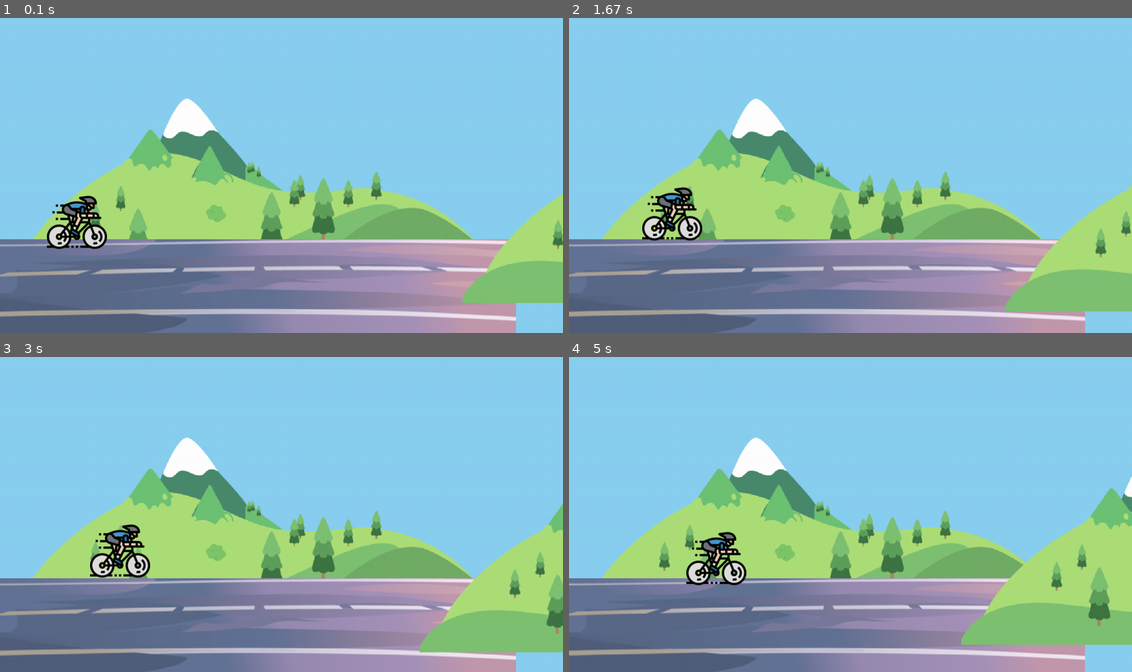
Above: before the commit, frames 1-4 (two rows, left to right).
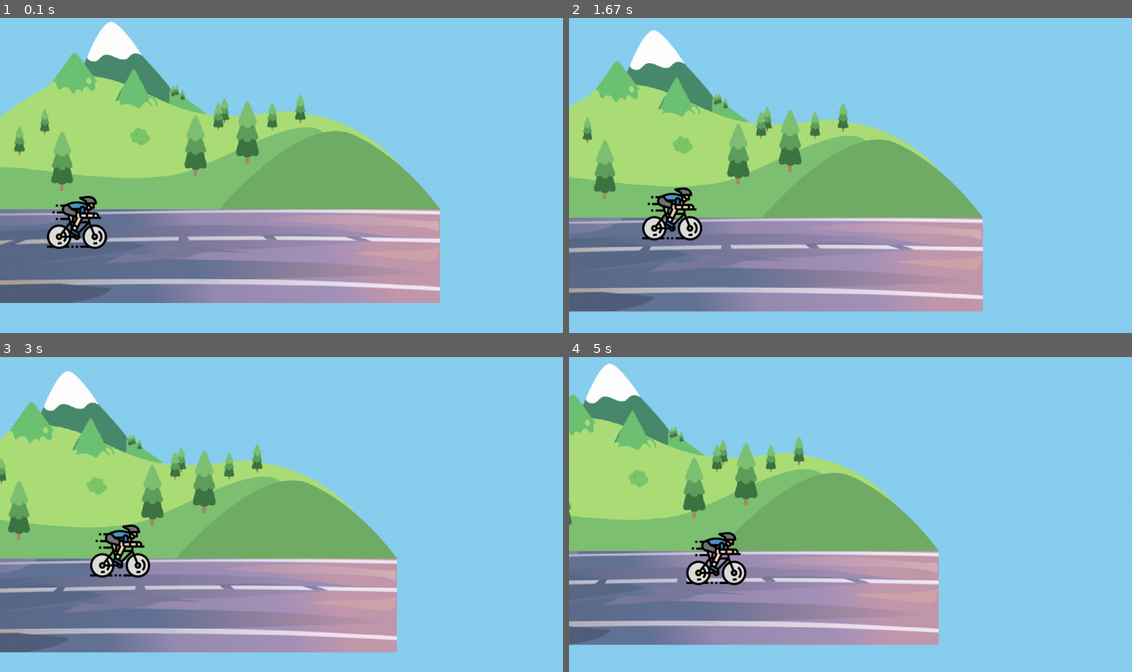
Above: after the commit, the same moments.

Repository: osrokas/first_pygame
Game: pygame game, started from main.py
Two runs of this game, one before a commit and one after it. Both use one fixed random seed, a clock stepped at 60 frames per second and the inputs below.
Inputs:
- Up to frame 1 (0.1 s): no input
- Up to frame 2 (1.67 s): hold Right 0.33-0.8 s; hold Up 0.83-1.13 s; hold Right 1.17-1.63 s
- Up to frame 3 (3 s): hold Down 1.67-1.97 s; hold Up 2-2.37 s; hold Right from 2.4 s (still down)
- Up to frame 4 (5 s): release Right at 3.03 s; hold Down 3.07-3.43 s; hold Right 3.47-3.93 s; hold Up 3.97-4.27 s; hold Right 4.3-4.77 s; hold Down from 4.8 s (still down)

The runs differ from the first frame. In frame 1, 52% of the frame differs, in the area x 0-100%, y 1-100%; in frame 2, 50%; in frame 3, 51%; in frame 4, 55%.

Commit message:
camera fixed and code refractored

Diff:
--- a/main.py
+++ b/main.py
@@ -1,5 +1,5 @@
 import pygame
-from models import Player, CameraGroup, Background
+from models import Player, CameraGroup, Background, Display
 import time
 from sys import exit
 
@@ -11,12 +11,9 @@
     screen = pygame.display.set_mode((1200, 900))
     pygame.display.set_caption("Riders On The Storm")
     clock = pygame.time.Clock()
-    green = (0,255,0)
-    red = (255, 0, 0)
+    display = Display()
 
-    background = Background()
-
-
+    mountains, road = Background().return_background()
     camera_group = CameraGroup()
 
     # icon = pygame.image.load('assets/cycling.png')
@@ -49,12 +46,14 @@
                 pygame.quit()
                 exit()
 
+        display.run_display(screen=screen)
+            # screen.blit(blue_back, [0,0])
+            # print(back)
+            # backgorund = background.return_surface(screen=screen)
+        player.control()
+        camera_group.sprites_draw(player, road=road, mountains=mountains)
+        player.movement(screen=screen)
 
-        backgorund = background.return_surface(screen=screen)
-        player.control()
-
-        player.movement(screen=screen)
-        camera_group.sprites_draw(player, backgorund)
         # if player.rect.centery < 840:
         #     player.control(2.0,0.0,2.0)
         # elif player.rect.centery > 1020:
--- a/models.py
+++ b/models.py
@@ -125,47 +125,63 @@
         self.display_surface = pygame.display.get_surface()
 
         # camera offset
-        self.offset = pygame.math.Vector2(0,20)
-        self.half_w = self.display_surface.get_size()[0] / 2
+        self.offset = pygame.math.Vector2(0,0)
+        self.half_w = self.display_surface.get_size()[0] / 1000
         self.half_h = self.display_surface.get_size()[1]
 
 
     def center_target_camera(self, target):
+
         self.offset.x = target.rect.centerx - self.half_w
         self.offset.y = target.rect.centery - self.half_h
 
-    def sprites_draw(self,player, background):
+    def sprites_draw(self, player, road, mountains):
 
         self.center_target_camera(player)
-        ground_offset = (background.get_rect().centerx , background.get_rect().centery)- self.offset
-        self.display_surface.blit(background, ground_offset)
-        background.get_rect().centerx
+        ground_offset = (0,0) - self.offset
+        self.display_surface.blit(road, (0,400) + ground_offset),
+        self.display_surface.blit(mountains, ground_offset)
         for sprite in sorted(self.sprites(), key = lambda sprite: sprite.rect.centery):
             offset_pos = sprite.rect.topleft - self.offset
-            self.display_surface.blit(background, offset_pos)
+            # self.display_surface.blit(road, offset_pos)
 
 
-class Background(pygame.sprite.Sprite):
+class Display(pygame.sprite.Sprite):
 
     def __init__(self) -> None:
         super().__init__()
         self.display_surf = pygame.Surface((1200, 900))
         self.display_surf.fill((137, 207, 240))
 
-        self.mountains_surf = pygame.image.load('assets/mountains.png').convert_alpha()
-        self.mountains_surf = pygame.transform.scale(self.mountains_surf, (1100, 400))
 
-        self.road_surf = pygame.image.load('assets/road.png').convert_alpha()
-        self.road_surf = pygame.transform.scale(self.road_surf, (1100, 200))
+    def run_display(self, screen : pygame.Surface ):
 
-    def return_surface(self, screen: pygame.Surface):
+        screen.blit(self.display_surf, [0,0])
 
-        background = self.display_surf
-        mountains = self.mountains_surf
-        road = self.road_surf
 
-        screen.blit(background, [0,0])
-        screen.blit(mountains, [0,400])
-        screen.blit(road, [0,700])
+class Background(pygame.sprite.Sprite):
 
-        return mountains
+        def __init__(self) -> None:
+
+            super().__init__()
+
+            self.mountains_surf = pygame.image.load('assets/mountains.png').convert_alpha()
+            self.mountains_surf = pygame.transform.scale(self.mountains_surf, (1100, 400))
+
+            self.road_surf = pygame.image.load('assets/road.png').convert_alpha()
+            self.road_surf = pygame.transform.scale(self.road_surf, (1100, 200))
+
+            self.road_surf_rect = self.road_surf.get_rect()
+            self.road_surf_rect.y = 200
+            self.road_surf_rect.x = 100
+
+            print(self.road_surf_rect.x)
+        def return_background(self):
+
+            return self.mountains_surf, self.road_surf
+
+        # def create_group(self):
+
+        #     group = pygame.sprite.Group(self.mountains, self.road)
+
+        #     return group
